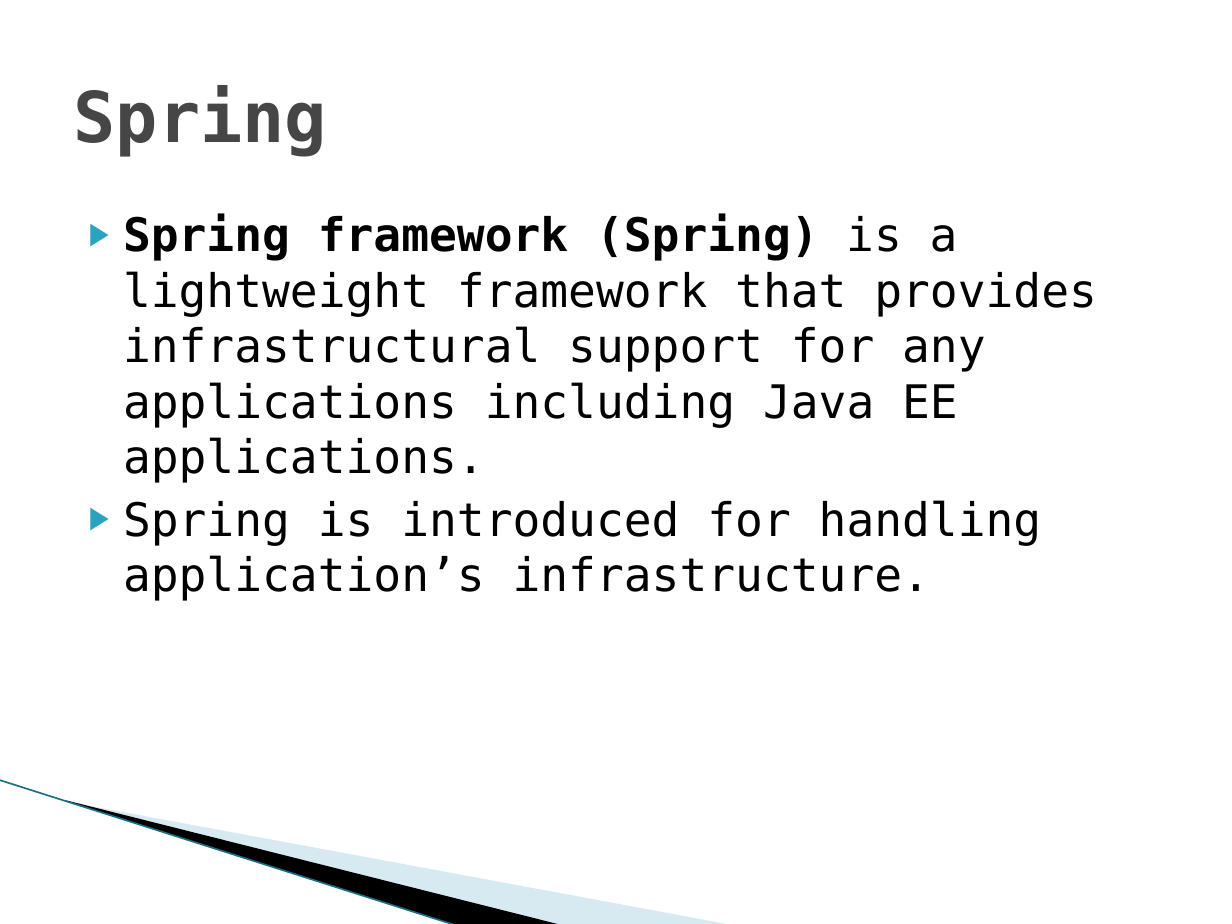
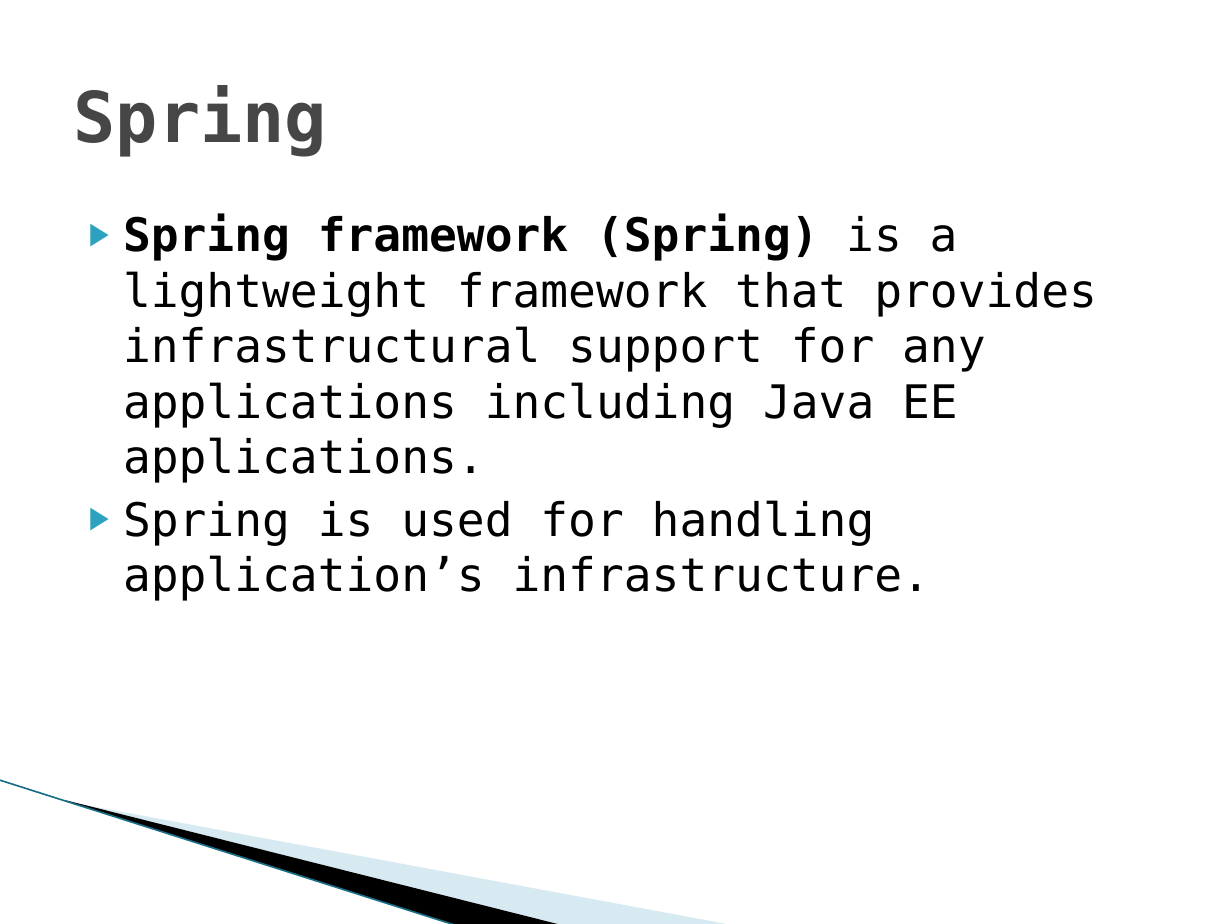
Before and after one commit to PusHGoD/DemoSpring, a slide deck: slide 4 of Spring.pptx. Drawn at 1232x924 pixels with LibreOffice and Linux fonts; fonts in the diff are those of the drawing; background and template pictures are left out. Boxes give left, top, right and bottom in pixels: in the first picture for what was removed or moved away, otherwise in the second. Text is boxed around its words. In the diff, an @@ line names an element or a change of style, - is before the commit and + after.

```diff
--- a/Spring.pptx
+++ b/Spring.pptx
@@ text at (123, 500, 930, 601): text changed @@
-▶ Spring is introduced for handling application’s infrastructure.
+▶ Spring is used for handling application’s infrastructure.
```
Also in this commit, not shown: 8 other slides changed, 2 slides added, 1 slide removed.
